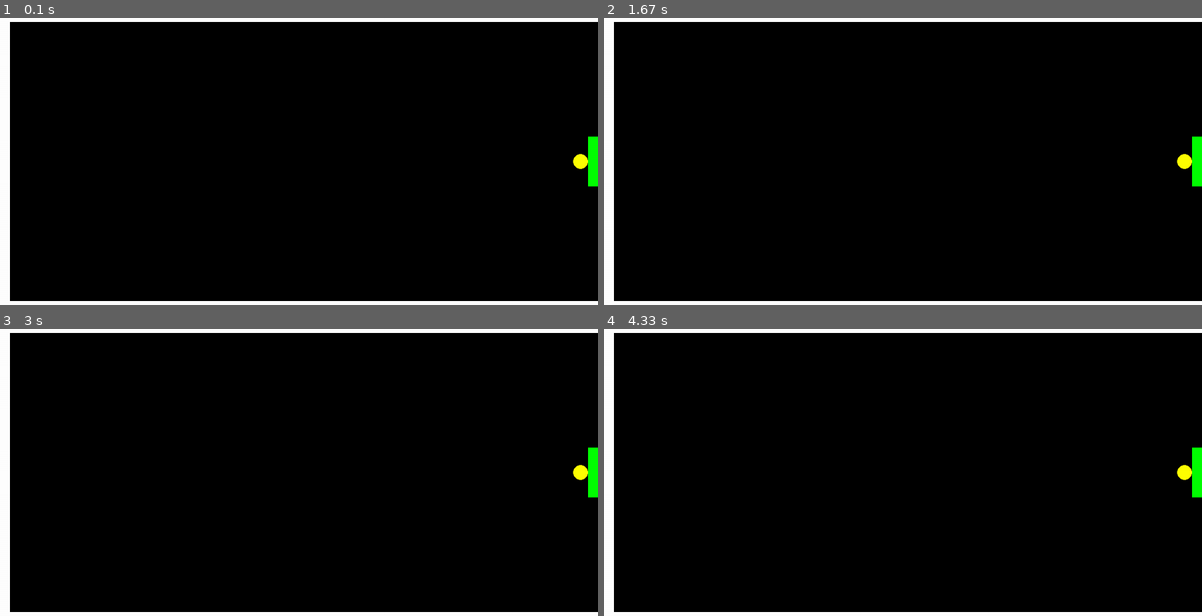
Above: before the commit, frames 1-4 (two rows, left to right).
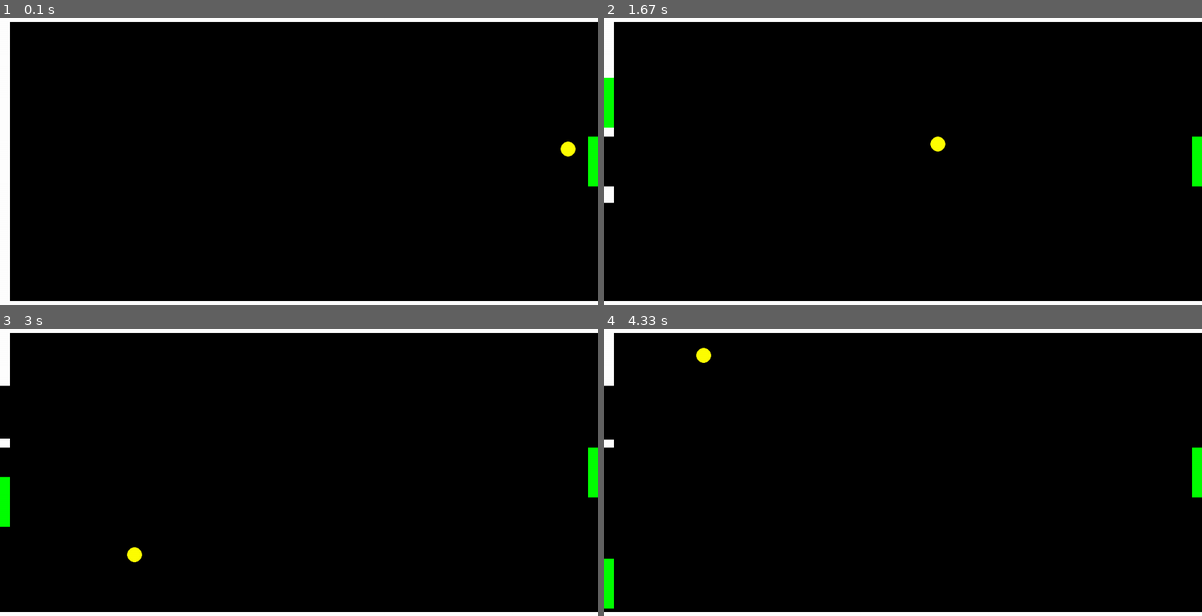
Above: after the commit, the same moments.

Repository: Spartan-119/Self-Learning-Squash-game
Game: pygame game, started from pygame_spyder.py
The game is run twice, just before and just after one commit, with the same random seed, the same clock (stepped at 60 frames per second) and the same inputs.
Inputs (mouse positions are in pixels of both pictures, inside the frame that each line leads up to):
- Up to frame 1 (0.1 s): no input
- Up to frame 2 (1.67 s): click (903, 161) at 0.38 s; click (962, 227) at 0.72 s; click (1124, 267) at 1.05 s; click (759, 101) at 1.38 s
- Up to frame 3 (3 s): click (299, 509) at 1.72 s; click (215, 409) at 2.05 s; click (508, 549) at 2.38 s; click (101, 501) at 2.72 s
- Up to frame 4 (4.33 s): click (729, 415) at 3.05 s; click (759, 524) at 3.38 s; click (1118, 541) at 3.72 s; click (723, 584) at 4.05 s

The runs differ from the first frame. In frame 1, 0.2% of the frame differs, in the area x 93-99%, y 43-53%; in frame 2, 1.4%; in frame 3, 1.5%; in frame 4, 1.5%, in the area x 0-99%, y 6-99%.

Commit message:
Add files via upload

Diff:
--- a/pygame_spyder.py
+++ b/pygame_spyder.py
@@ -7,14 +7,14 @@
 HEIGHT = 600
 WIDTH = 1200
 BORDER = 20
-bgcolor = "Black"
+bgcolor = pg.Color("black")
 fgcolor = pg.Color("White")
 ball_color = pg.Color("Yellow")
 paddle_color = pg.Color("Green")
 VELOCITY = 5
 FRAMERATE = 60
+clock = pg.time.Clock()
 
-pg.init()
 
 # displaying the screen
 screen = pg.display.set_mode((WIDTH, HEIGHT))
@@ -33,9 +33,33 @@
     def show(self, color):
         pg.draw.circle(screen, color, (self.x, self.y), self.RADIUS)
 
+    ''' To move the ball around, we must UPDATE the position of the ball
+        asper the command given by an input device
+        (in this case it is Mouse cursor)'''
     # method to update the position of the Ball
-    def update(self, ):
-        pass
+    def update(self): #, paddle_y, paddle_WIDTH, paddle_HEIGHT):
+        newx = self.x + self.vx
+        newy = self.y + self.vy
+
+        # logic to bounce back the ball off the walls
+
+        ''' for along the X axis '''
+        '''if paddle_y - paddle_HEIGHT//2 <= newy + self.RADIUS and newy - self.RADIUS <= paddle_y + paddle_HEIGHT//2 \
+            and (newx + self.RADIUS >= WIDTH - paddle_WIDTH or newx - self.RADIUS <= Paddle.WIDTH):
+            self.vx = - self.vx'''
+
+        if newx < BORDER + self.RADIUS: #or newx > HEIGHT - BORDER - self.RADIUS:
+            self.vx = - self.vx
+
+        ''' for along the Y axis '''
+        if newy < BORDER + self.RADIUS or newy > HEIGHT - BORDER - self.RADIUS:
+            self.vy = - self.vy
+
+        # to show the moving ball
+        self.show(bgcolor)
+        self.x += self.vx
+        self.y += self.vy
+        self.show(ball_color)
 
 # ------- PADDLE --------
 class Paddle:
@@ -50,9 +74,19 @@
     def show(self, color, x):
         pg.draw.rect(screen, color, pg.Rect(x, self.y - self.HEIGHT//2,self.WIDTH,self.HEIGHT))
 
-    # method to update the paddle
-    def update(self, ):
-        pass
+    ''' To move the paddle, we must UPDATE the position of the paddle
+        it asper the command given by an input device
+        (in this case it is Mouse cursor)'''
+    # method to Move the paddle
+    def update(self,mouse,x):
+        if not(mouse - self.HEIGHT//2 <= BORDER or mouse + self.HEIGHT//2 >= HEIGHT - BORDER):
+            self.show(bgcolor,x)
+            self.y = mouse
+            self.show(paddle_color,x)
+        elif mouse + self.HEIGHT//2 <= BORDER:
+            self.y = self.HEIGHT//2 + BORDER
+        else:
+            self.y = HEIGHT -self.HEIGHT//2 - BORDER
 
 # ------ MAKING OBJECTS -------
 ball = Ball(WIDTH - Ball.RADIUS - Paddle.WIDTH, HEIGHT//2, -VELOCITY, -VELOCITY)
@@ -67,11 +101,35 @@
 pg.draw.rect(screen, fgcolor, pg.Rect(0, 0, BORDER, HEIGHT))
 pg.draw.rect(screen, fgcolor, pg.Rect(0, HEIGHT - BORDER, WIDTH, BORDER))
 
-pg.display.flip()
+#pg.display.flip()
 
 while True:
     e = pg.event.poll()
     if e.type == pg.QUIT:
         break
 
+    ball.update() #paddle.y, paddle.WIDTH, paddle.HEIGHT)
+    paddle.update(pg.mouse.get_pos()[1],0)
+
+    ''' This method should be called once per frame. It will compute how many
+        milliseconds have passed since the previous call.
+        If you pass the optional framerate argument the function
+        will delay to keep the game running slower
+        than the given ticks per second.
+        This can be used to help limit the runtime speed of a game.
+        By calling Clock.tick(40) once per frame, the program will
+        never run at more than 40 frames per second. '''
+
+    '''
+    FPS, Frames Per Second, is the number of frames shown per unit of time.
+    1 / FPS is the amount of time should pass between each frame.
+    Tick is just a measure of time in PyGame.
+
+    clock.tick(60) means that for every second at most 60 frames should pass.
+    '''
+    clock.tick(FRAMERATE)
+
+    # to update the contents of the ENTIRE screen
+    pg.display.flip()
+
 pg.quit()
